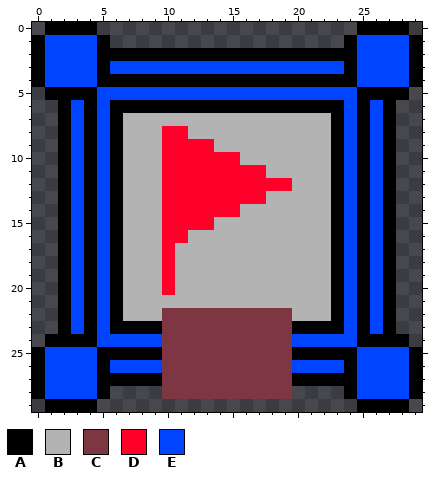
File history of a pixel-art sprite, Dukes Of The Realm/resources/sprites/castles/castle_0.png. Above, as it was before the edit.
The file is 30x30 pixels. Pixels under 10% opacity are left out.
Palette (. is transparent): A #000000  B #b3b3b3  C #7e3742  D #ff002a  E #0044ff
Pixels before, first column x 0:
 0 .AAAA....................AAAA.
 1 AEEEEA..................AEEEEA
 2 AEEEEAAAAAAAAAAAAAAAAAAAAEEEEA
 3 AEEEEAEEEEEEEEEEEEEEEEEEAEEEEA
 4 AEEEEAAAAAAAAAAAAAAAAAAAAEEEEA
 5 .AAAAEEEEEEEEEEEEEEEEEEEEAAAA.
 6 ..AEAEAAAAAAAAAAAAAAAAAAEAEA..
 7 ..AEAEABBBBBBBBBBBBBBBBAEAEA..
 8 ..AEAEABBBDDBBBBBBBBBBBAEAEA..
 9 ..AEAEABBBDDDDBBBBBBBBBAEAEA..
10 ..AEAEABBBDDDDDDBBBBBBBAEAEA..
11 ..AEAEABBBDDDDDDDDBBBBBAEAEA..
12 ..AEAEABBBDDDDDDDDDDBBBAEAEA..
13 ..AEAEABBBDDDDDDDDBBBBBAEAEA..
14 ..AEAEABBBDDDDDDBBBBBBBAEAEA..
15 ..AEAEABBBDDDDBBBBBBBBBAEAEA..
16 ..AEAEABBBDDBBBBBBBBBBBAEAEA..
17 ..AEAEABBBDBBBBBBBBBBBBAEAEA..
18 ..AEAEABBBDBBBBBBBBBBBBAEAEA..
19 ..AEAEABBBDBBBBBBBBBBBBAEAEA..
20 ..AEAEABBBDBBBBBBBBBBBBAEAEA..
21 ..AEAEABBBBBBBBBBBBBBBBAEAEA..
22 ..AEAEABBBCCCCCCCCCCBBBAEAEA..
23 ..AEAEAAAACCCCCCCCCCAAAAEAEA..
24 .AAAAEEEEECCCCCCCCCCEEEEEAAAA.
25 AEEEEAAAAACCCCCCCCCCAAAAAEEEEA
26 AEEEEAEEEECCCCCCCCCCEEEEAEEEEA
27 AEEEEAAAAACCCCCCCCCCAAAAAEEEEA
28 AEEEEA....CCCCCCCCCC....AEEEEA
29 .AAAA....................AAAA.
And afterwards:
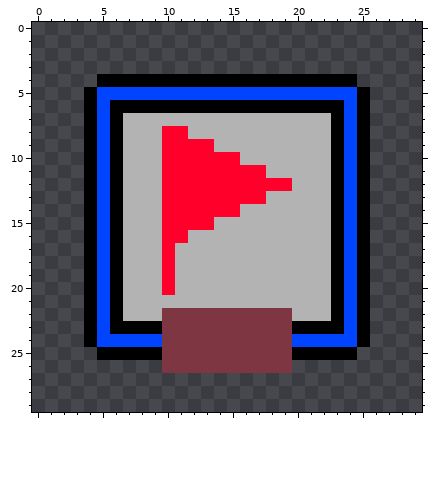
Change:
y 0: x 1..4 AAAA -> ....; x 25..28 AAAA -> ....
y 1: x 0..5 AEEEEA -> ......; x 24..29 AEEEEA -> ......
y 2: x 0..29 AEEEEAAAAAAAAAAAAAAAAAAAAEEEEA -> ..............................
y 3: x 0..29 AEEEEAEEEEEEEEEEEEEEEEEEAEEEEA -> ..............................
y 4: x 0..4 AEEEE -> .....; x 25..29 EEEEA -> .....
y 5: x 1..3 AAA -> ...; x 26..28 AAA -> ...
y 6..23: x 2..3 AE -> ..; x 26..27 EA -> ..
y 24: x 1..3 AAA -> ...; x 26..28 AAA -> ...
y 25: x 0..4 AEEEE -> .....; x 25..29 EEEEA -> .....
y 26: x 0..9 AEEEEAEEEE -> ..........; x 20..29 EEEEAEEEEA -> ..........
y 27: x 0..29 AEEEEAAAAACCCCCCCCCCAAAAAEEEEA -> ..............................
y 28: x 0..5 AEEEEA -> ......; x 10..19 CCCCCCCCCC -> ..........; x 24..29 AEEEEA -> ......
y 29: x 1..4 AAAA -> ....; x 25..28 AAAA -> ....
Where, in picture pixels (left, top, right, bottom), the same in both pictures:
erased: (32, 22, 422, 412)
